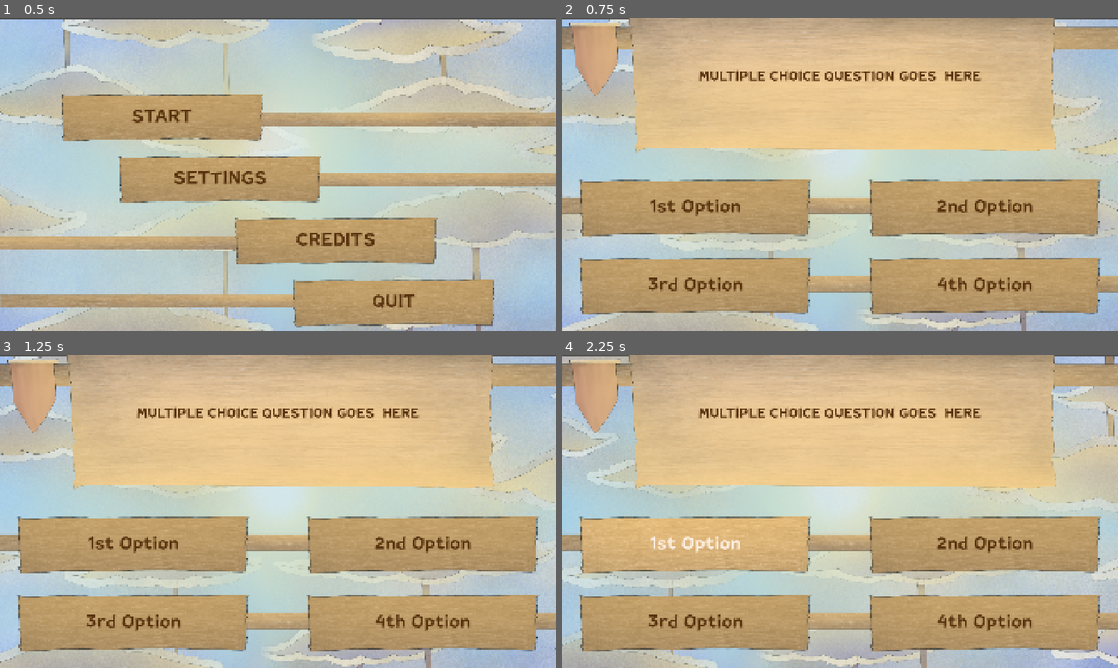
Above: before the commit, frames 1-4 (two rows, left to right).
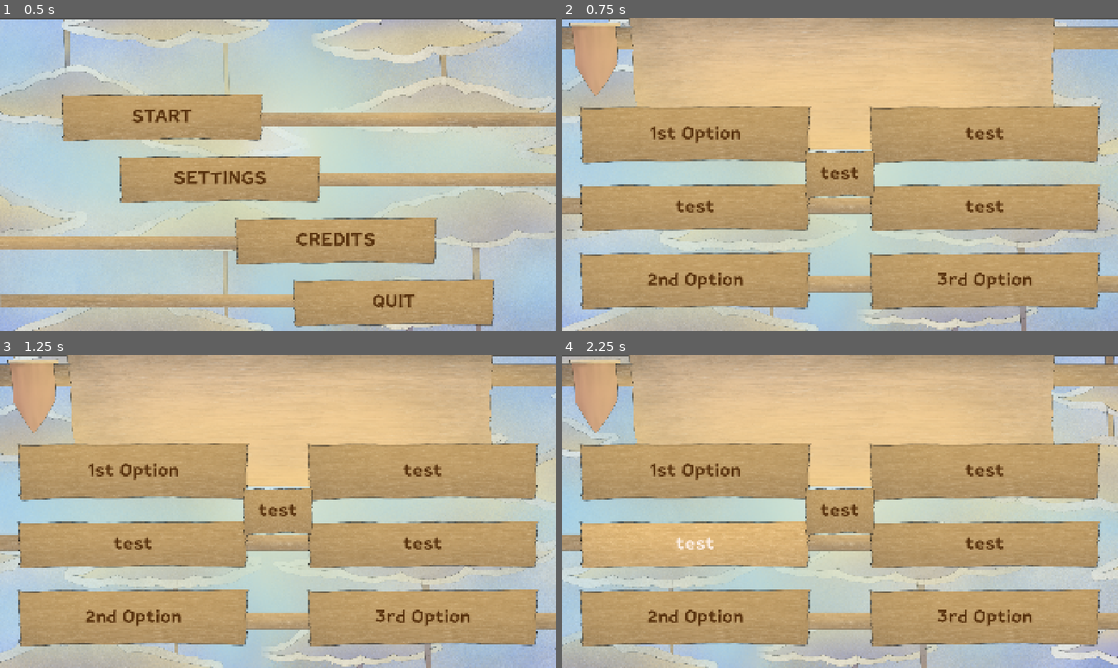
Above: after the commit, the same moments.

Repository: Mr-Patipa/Rockstair-Brackeys-Game-Jam-2026
Game: Godot game, scene res://Scenes/BaseGameScenes/MainMenu.tscn
Two runs of this game, one before a commit and one after it. Both use one fixed random seed, a clock stepped at 60 frames per second and the inputs below.
Inputs (mouse positions are in pixels of both pictures, inside the frame that each line leads up to):
- Up to frame 1 (0.5 s): no input
- Up to frame 2 (0.75 s): click "START" at 0.5 s
- Up to frame 3 (1.25 s): no input
- Up to frame 4 (2.25 s): click (984, 470) at 1.25 s, where only the run after the commit has a clickable "test"; click (695, 545) at 2 s, where only the run after the commit has a clickable "test"

Frame 1 is identical in both runs. In frame 2, 25% of the frame differs, in the area x 3-97%, y 16-95%; in frame 3, 25%; in frame 4, 25%.
Error in both runs: Cannot call method 'get_children' on a null value. (res://Scripts/question_list_handler.gd:24)

Commit message:
Fix Multiple Choice scene not loading

Diff:
--- a/brackey's-game/Resources/trivia_questions.tres
+++ b/brackey's-game/Resources/trivia_questions.tres
@@ -38,7 +38,140 @@
 AnswerList = Array[ExtResource("2_ndgcf")]([SubResource("Resource_23hyt"), SubResource("Resource_7fcjw")])
 metadata/_custom_type_script = "uid://dl1ri1hkio8sx"
 
+[sub_resource type="Resource" id="Resource_ndgcf"]
+script = ExtResource("2_ndgcf")
+AnswerText = "True"
+IsTrue = true
+metadata/_custom_type_script = "uid://ceoa1j0j55pop"
+
+[sub_resource type="Resource" id="Resource_mr2yy"]
+script = ExtResource("2_ndgcf")
+AnswerText = "False"
+metadata/_custom_type_script = "uid://ceoa1j0j55pop"
+
+[sub_resource type="Resource" id="Resource_p14uv"]
+script = ExtResource("1_fypbb")
+question = "Platypuses are the only mammals that lay eggs. True or false?"
+AnswerList = Array[ExtResource("2_ndgcf")]([SubResource("Resource_ndgcf"), SubResource("Resource_mr2yy")])
+metadata/_custom_type_script = "uid://dl1ri1hkio8sx"
+
+[sub_resource type="Resource" id="Resource_63c53"]
+script = ExtResource("2_ndgcf")
+AnswerText = "True"
+IsTrue = true
+metadata/_custom_type_script = "uid://ceoa1j0j55pop"
+
+[sub_resource type="Resource" id="Resource_sdoed"]
+script = ExtResource("2_ndgcf")
+AnswerText = "False"
+metadata/_custom_type_script = "uid://ceoa1j0j55pop"
+
+[sub_resource type="Resource" id="Resource_tpwmp"]
+script = ExtResource("1_fypbb")
+question = "Cocomelon is the second-most subscribed to YouTube channel, behind MrBeast. True or false?"
+AnswerList = Array[ExtResource("2_ndgcf")]([SubResource("Resource_63c53"), SubResource("Resource_sdoed")])
+metadata/_custom_type_script = "uid://dl1ri1hkio8sx"
+
+[sub_resource type="Resource" id="Resource_dr7td"]
+script = ExtResource("2_ndgcf")
+AnswerText = "True"
+metadata/_custom_type_script = "uid://ceoa1j0j55pop"
+
+[sub_resource type="Resource" id="Resource_efwpj"]
+script = ExtResource("2_ndgcf")
+AnswerText = "False"
+IsTrue = true
+metadata/_custom_type_script = "uid://ceoa1j0j55pop"
+
+[sub_resource type="Resource" id="Resource_i8ady"]
+script = ExtResource("1_fypbb")
+question = "The earth's supply of helium is running low. True or false?"
+AnswerList = Array[ExtResource("2_ndgcf")]([SubResource("Resource_dr7td"), SubResource("Resource_efwpj")])
+metadata/_custom_type_script = "uid://dl1ri1hkio8sx"
+
+[sub_resource type="Resource" id="Resource_bxtst"]
+script = ExtResource("2_ndgcf")
+AnswerText = "True"
+metadata/_custom_type_script = "uid://ceoa1j0j55pop"
+
+[sub_resource type="Resource" id="Resource_e1els"]
+script = ExtResource("2_ndgcf")
+AnswerText = "False"
+IsTrue = true
+metadata/_custom_type_script = "uid://ceoa1j0j55pop"
+
+[sub_resource type="Resource" id="Resource_27fmn"]
+script = ExtResource("1_fypbb")
+question = "The most commonly used password is \"password\". True or false?"
+AnswerList = Array[ExtResource("2_ndgcf")]([SubResource("Resource_bxtst"), SubResource("Resource_e1els")])
+metadata/_custom_type_script = "uid://dl1ri1hkio8sx"
+
+[sub_resource type="Resource" id="Resource_mkvjl"]
+script = ExtResource("2_ndgcf")
+AnswerText = "2017"
+metadata/_custom_type_script = "uid://ceoa1j0j55pop"
+
+[sub_resource type="Resource" id="Resource_un1o8"]
+script = ExtResource("2_ndgcf")
+AnswerText = "2018"
+IsTrue = true
+metadata/_custom_type_script = "uid://ceoa1j0j55pop"
+
+[sub_resource type="Resource" id="Resource_gmavu"]
+script = ExtResource("2_ndgcf")
+AnswerText = "2019"
+metadata/_custom_type_script = "uid://ceoa1j0j55pop"
+
+[sub_resource type="Resource" id="Resource_s8cig"]
+script = ExtResource("2_ndgcf")
+AnswerText = "2020"
+metadata/_custom_type_script = "uid://ceoa1j0j55pop"
+
+[sub_resource type="Resource" id="Resource_rwt2t"]
+script = ExtResource("1_fypbb")
+question = "In what year did TikTok launch worldwide?"
+AnswerList = Array[ExtResource("2_ndgcf")]([SubResource("Resource_mkvjl"), SubResource("Resource_un1o8"), SubResource("Resource_gmavu"), SubResource("Resource_s8cig")])
+metadata/_custom_type_script = "uid://dl1ri1hkio8sx"
+
+[sub_resource type="Resource" id="Resource_7bp0f"]
+script = ExtResource("2_ndgcf")
+AnswerText = "Knife"
+IsTrue = true
+metadata/_custom_type_script = "uid://ceoa1j0j55pop"
+
+[sub_resource type="Resource" id="Resource_qt22m"]
+script = ExtResource("2_ndgcf")
+AnswerText = "Club"
+metadata/_custom_type_script = "uid://ceoa1j0j55pop"
+
+[sub_resource type="Resource" id="Resource_8u1j8"]
+script = ExtResource("2_ndgcf")
+AnswerText = "Spear"
+metadata/_custom_type_script = "uid://ceoa1j0j55pop"
+
+[sub_resource type="Resource" id="Resource_bglhb"]
+script = ExtResource("2_ndgcf")
+AnswerText = "Torch"
+metadata/_custom_type_script = "uid://ceoa1j0j55pop"
+
+[sub_resource type="Resource" id="Resource_iws0f"]
+script = ExtResource("1_fypbb")
+question = "What was the first tool Neanderthals invented?"
+AnswerList = Array[ExtResource("2_ndgcf")]([SubResource("Resource_7bp0f"), SubResource("Resource_qt22m"), SubResource("Resource_8u1j8"), SubResource("Resource_bglhb")])
+metadata/_custom_type_script = "uid://dl1ri1hkio8sx"
+
+[sub_resource type="Resource" id="Resource_oqbx5"]
+script = ExtResource("2_ndgcf")
+AnswerText = "100-500"
+metadata/_custom_type_script = "uid://ceoa1j0j55pop"
+
+[sub_resource type="Resource" id="Resource_yhgi4"]
+script = ExtResource("1_fypbb")
+question = "How many spoken languages are there in the world?"
+AnswerList = Array[ExtResource("2_ndgcf")]([SubResource("Resource_oqbx5")])
+metadata/_custom_type_script = "uid://dl1ri1hkio8sx"
+
 [resource]
 script = ExtResource("2_p14uv")
-Questions = Array[ExtResource("1_fypbb")]([SubResource("Resource_4a5p6"), SubResource("Resource_5c1vb")])
+Questions = Array[ExtResource("1_fypbb")]([SubResource("Resource_4a5p6"), SubResource("Resource_5c1vb"), SubResource("Resource_p14uv"), SubResource("Resource_tpwmp"), SubResource("Resource_i8ady"), SubResource("Resource_27fmn"), SubResource("Resource_rwt2t"), SubResource("Resource_iws0f"), SubResource("Resource_yhgi4")])
 metadata/_custom_type_script = "uid://dad7naum5txpl"
--- a/brackey's-game/Scenes/BaseGameScenes/MainGame.tscn
+++ b/brackey's-game/Scenes/BaseGameScenes/MainGame.tscn
@@ -35,6 +35,15 @@
 z_index = 5
 layout_mode = 1
 
+[node name="OptionButton2" parent="MultipleChoice/VBoxContainer2/GridContainer" parent_id_path=PackedInt32Array(1727827449, 1326999927) index="1" unique_id=807665941 instance=ExtResource("2_vqjxk")]
+layout_mode = 2
+
+[node name="OptionButton3" parent="MultipleChoice/VBoxContainer2/GridContainer" parent_id_path=PackedInt32Array(1727827449, 1326999927) index="2" unique_id=2123822097 instance=ExtResource("2_vqjxk")]
+layout_mode = 2
+
+[node name="OptionButton4" parent="MultipleChoice/VBoxContainer2/GridContainer" parent_id_path=PackedInt32Array(1727827449, 1326999927) index="3" unique_id=1309723414 instance=ExtResource("2_vqjxk")]
+layout_mode = 2
+
 [node name="EndScreen" parent="." unique_id=169754229 instance=ExtResource("6_23hyt")]
 visible = false
 layout_mode = 1
--- a/brackey's-game/Scenes/BaseGameScenes/end_screen.tscn
+++ b/brackey's-game/Scenes/BaseGameScenes/end_screen.tscn
@@ -20,10 +20,17 @@
 anchor_top = 0.5
 anchor_right = 0.5
 anchor_bottom = 0.5
-offset_left = -20.0
-offset_top = -11.5
-offset_right = 20.0
-offset_bottom = 11.5
+offset_left = -512.0
+offset_top = -89.5
+offset_right = 512.0
+offset_bottom = 89.5
 grow_horizontal = 2
 grow_vertical = 2
-text = "This is where the ending text goes..."
+text = "Congratulations on finishing the quiz!
+
+Every correct answer, every new fact you learned just now, was fabricated. Every question's solution was either a distortion of reality or entirely made up with no verifiable basis. You would be in the right to feel like none of this mattered.
+Although this will likely not stop your subconscious from holding onto some of that information as if it was true. So, what if you never got the confirmation that everything was fake? What if the questions were about health and safety or politics? To what extent would that affect you and everyone else?
+Would it matter then?
+
+Thank you for playing and stay safe!"
+text_overrun_behavior = 4
--- a/brackey's-game/Scenes/TriviaLayoutScenes/MultipleChoice.tscn
+++ b/brackey's-game/Scenes/TriviaLayoutScenes/MultipleChoice.tscn
@@ -1,7 +1,11 @@
 [gd_scene format=3 uid="uid://dfti0s8i3sw4l"]
+
 
 [ext_resource type="Theme" uid="uid://spam7lnwgls4" path="res://Resources/Themes&StyleBox/UI.tres" id="1_3t1jb"]
 [ext_resource type="Texture2D" uid="uid://36bl8be1ct1o" path="res://Resources/Art/Bare UI Layout/Brackey Multiple choice without the interactable components.png" id="2_2s5mn"]
+
+[ext_resource type="PackedScene" uid="uid://byytvnd5yknhr" path="res://Scenes/Assets/option_button.tscn" id="1_d8oor"]
+
 
 [node name="MultipleChoice" type="Control" unique_id=1727827449]
 layout_mode = 3
@@ -53,6 +57,7 @@
 theme_override_constants/v_separation = 70
 columns = 2
 
+
 [node name="Option1Button" type="Button" parent="VBoxContainer2/MarginContainer/GridContainer" unique_id=487757268]
 custom_minimum_size = Vector2(800, 200)
 layout_mode = 2
@@ -72,3 +77,6 @@
 custom_minimum_size = Vector2(800, 200)
 layout_mode = 2
 text = "4th Option"
+
+[node name="OptionButton" parent="VBoxContainer2/GridContainer" unique_id=807665941 instance=ExtResource("1_d8oor")]
+layout_mode = 2
Not shown, added: brackey's-game/export_presets.cfg
Not shown, added: brackey's-game/QuestionGame.console.exe
Not shown, added: brackey's-game/QuestionGame.exe
Not shown, added: brackey's-game/QuestionGame.pck
